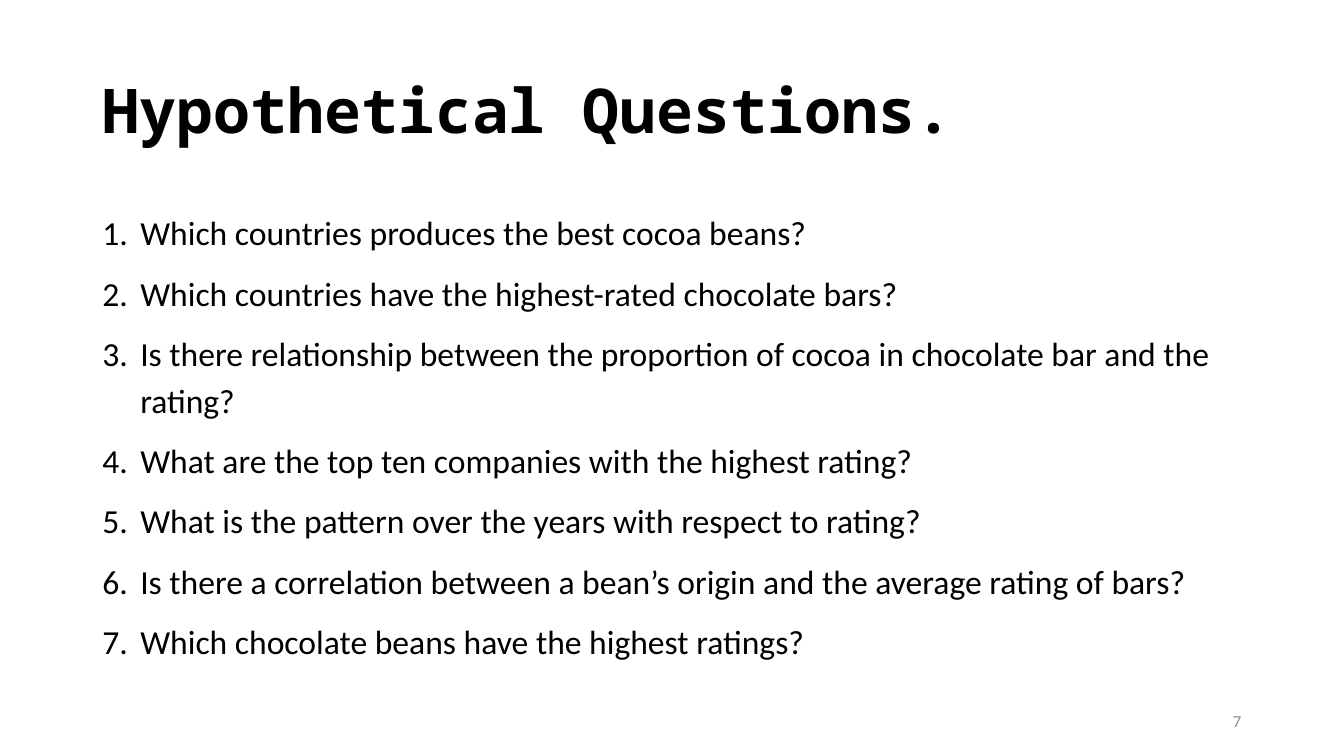
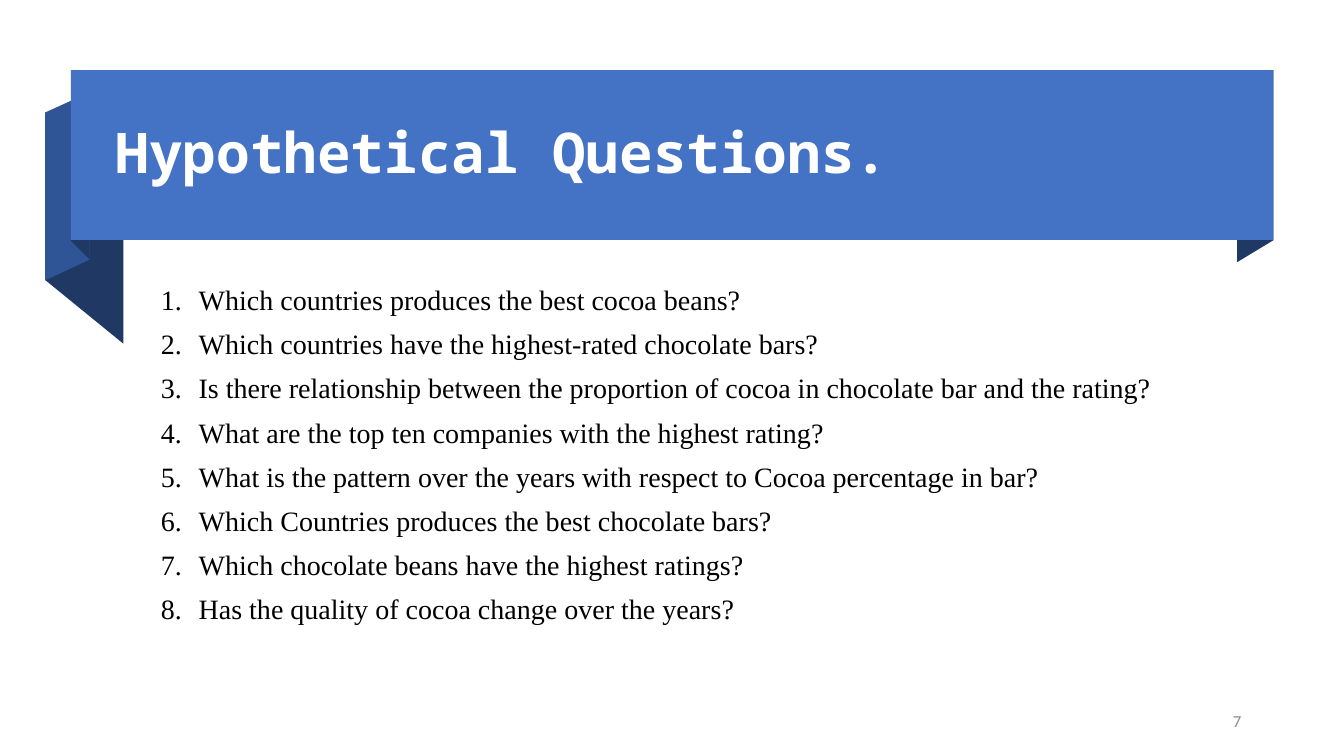
Before and after one commit to iamensah/Exploratory-Data-Analysis, a slide deck: slide 7 of EDA on Flavour of Cacao.pptx. Drawn at 1344x756 pixels with LibreOffice and Linux fonts; fonts in the diff are those of the drawing. Boxes give left, top, right and bottom in pixels: in the first picture for what was removed or moved away, otherwise in the second. Text is boxed around its words. In the diff, an @@ line names an element or a change of style, - is before the commit and + after.

```diff
--- a/EDA on Flavour of Cacao.pptx
+++ b/EDA on Flavour of Cacao.pptx
@@ rectangle added at bbox=[71, 71, 1273, 241], fill #4472C4 @@
@@ freeform shape added at bbox=[72, 71, 90, 259], fill #203864 @@
@@ title "Hypothetical Questions.": place and size @@
-title "Hypothetical Questions." at bbox=[102, 85, 953, 148]
+title "Hypothetical Questions." at bbox=[116, 129, 888, 187]
@@ title "Hypothetical Questions." at bbox=[116, 129, 888, 187]: size 44 to 40 pt, text colour #000000 to #FFFFFF @@
@@ freeform shape added at bbox=[1237, 71, 1273, 263], fill #203864 @@
@@ freeform shape added at bbox=[45, 113, 124, 344], fill #203864 @@
@@ freeform shape added at bbox=[45, 93, 90, 281], fill #2F5597 @@
@@ text "Which countries produces the best ...": place and size @@
-text "Which countries produces the best ..." at bbox=[140, 221, 1209, 660]
+text "Which countries produces the best ..." at bbox=[199, 290, 1150, 625]
@@ text "Which countries produces the best ..." at bbox=[199, 290, 1150, 625]: vertical alignment top to middle @@
@@ text at bbox=[199, 290, 1150, 581]: size 24 to 20 pt, font Calibri to Times New Roman in "Which countries produces the best cocoa beans?", "Which countries have the highest-rated chocolate bars?", "Is there relationship between the proportion of ...", "What are the top ten companies with ..." and 1 more places; line spacing 1.15 to 0.9 @@
@@ text at bbox=[199, 467, 1038, 537]: text changed; size 24 to 20 pt; font Calibri to Times New Roman @@
-5. What is the pattern over the years with respect to rating?
-6. Is there a correlation between a bean’s origin and the average rating of bars?
+5. What is the pattern over the years with respect to Cocoa percentage in bar?
+6. Which Countries produces the best chocolate bars?
@@ text at bbox=[199, 599, 734, 625]: paragraph added @@
+8. Has the quality of cocoa change over the years?
```
Also in this commit, not shown: 6 other slides changed, 9 slides added, 1 slide removed, 4 other files.
